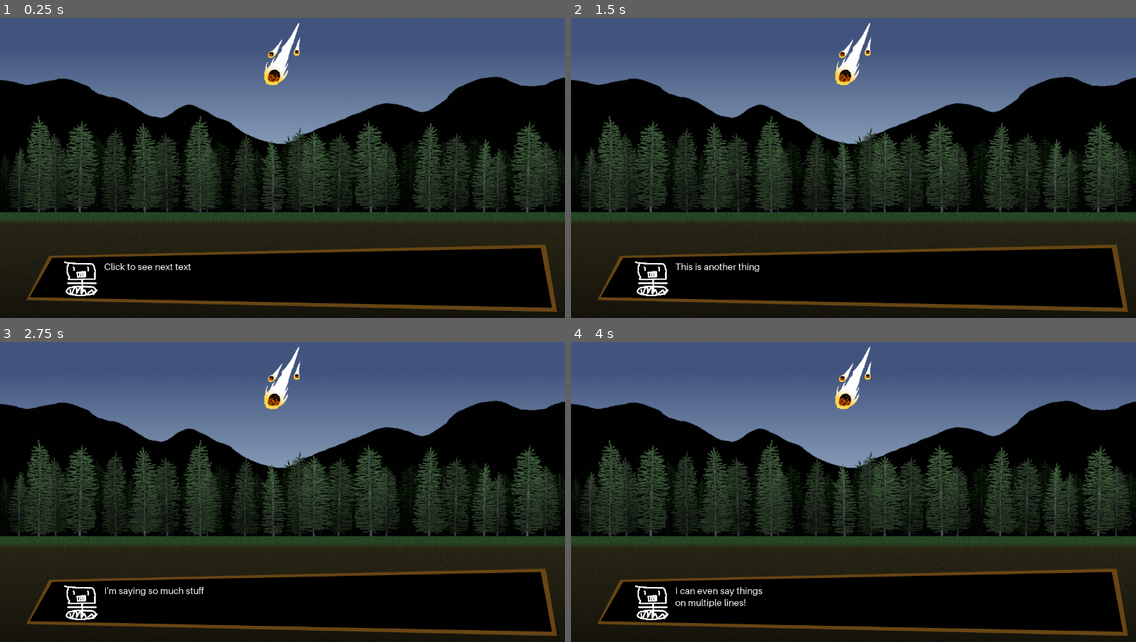
Above: before the commit, frames 1-4 (two rows, left to right).
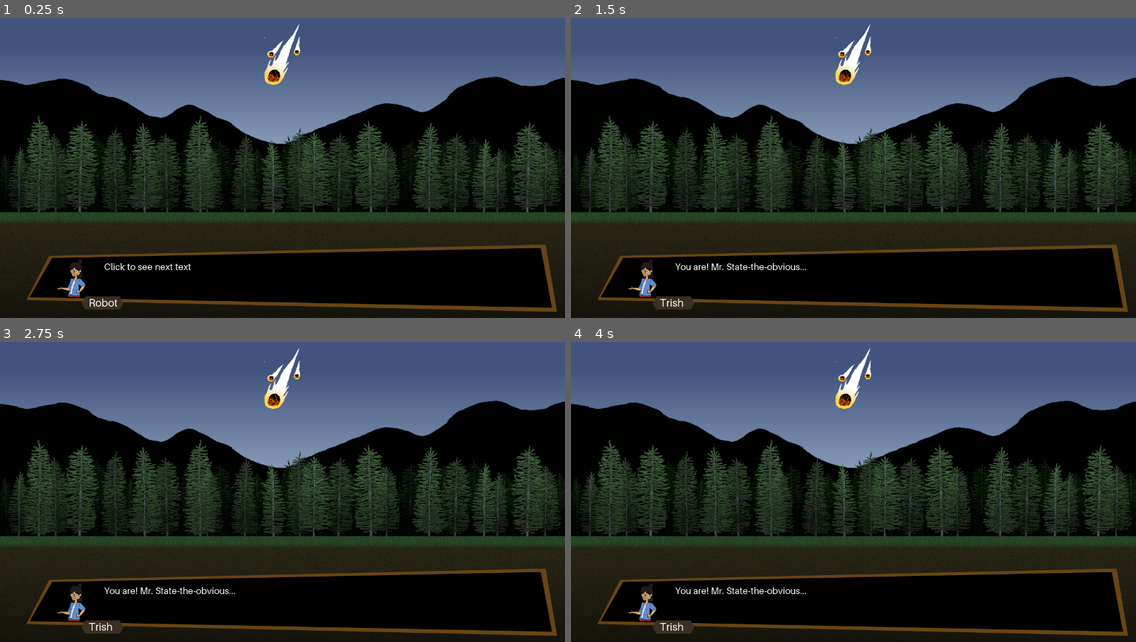
Above: after the commit, the same moments.

Repository: shelvacu/ideal-happiness
Game: Godot game, scene res://cutscenes/prologue.tscn
Same seed, same stepped clock (60 frames per second), same inputs: the game is played once before the commit and once after it.
Inputs (mouse positions are in pixels of both pictures, inside the frame that each line leads up to):
- Up to frame 1 (0.25 s): no input
- Up to frame 2 (1.5 s): tap Enter at 0.5 s; move the mouse to (977, 144) at 0.52 s; click (977, 144) at 0.67 s; tap Space at 1.25 s; move the mouse to (740, 174) at 1.27 s; click (740, 174) at 1.42 s
- Up to frame 3 (2.75 s): move the mouse to (339, 414) at 2.02 s; click (339, 414) at 2.17 s
- Up to frame 4 (4 s): move the mouse to (825, 546) at 2.77 s; click (825, 546) at 2.92 s; move the mouse to (1023, 531) at 3.52 s; click (1023, 531) at 3.67 s

The runs differ from the first frame. In frame 1, 1.0% of the frame differs, in the area x 10-54%, y 1-98%; in frame 2, 1.3%; in frame 3, 1.2%; in frame 4, 1.4%.

Commit message:
Name+avatar

Diff:
--- a/Dialog.tscn
+++ b/Dialog.tscn
@@ -1,10 +1,10 @@
-[gd_scene load_steps=11 format=2]
+[gd_scene load_steps=14 format=2]
 
 [ext_resource path="res://aileron/Aileron-BoldItalic.otf" type="DynamicFontData" id=1]
 [ext_resource path="res://aileron/Aileron-Bold.otf" type="DynamicFontData" id=2]
 [ext_resource path="res://aileron/Aileron-Regular.otf" type="DynamicFontData" id=3]
 [ext_resource path="res://aileron/Aileron-Italic.otf" type="DynamicFontData" id=4]
-[ext_resource path="res://test-robot.png" type="Texture" id=5]
+[ext_resource path="res://user_interfaces/avatars.png" type="Texture" id=5]
 
 [sub_resource type="DynamicFont" id=1]
 size = 21
@@ -22,13 +22,32 @@
 size = 21
 font_data = ExtResource( 3 )
 
+[sub_resource type="AtlasTexture" id=7]
+flags = 4
+atlas = ExtResource( 5 )
+region = Rect2( 240, 0, 240, 240 )
+
+[sub_resource type="AtlasTexture" id=8]
+flags = 4
+atlas = ExtResource( 5 )
+region = Rect2( 0, 0, 240, 240 )
+
 [sub_resource type="SpriteFrames" id=5]
 animations = [ {
-"frames": [ ExtResource( 5 ) ],
+"frames": [ SubResource( 7 ) ],
 "loop": true,
-"name": "default",
+"name": "robot",
+"speed": 5.0
+}, {
+"frames": [ SubResource( 8 ) ],
+"loop": true,
+"name": "trish",
 "speed": 5.0
 } ]
+
+[sub_resource type="DynamicFont" id=6]
+size = 24
+font_data = ExtResource( 3 )
 
 [node name="DialogBox" type="Node2D"]
 
@@ -63,7 +82,24 @@
 "_edit_use_anchors_": false
 }
 
-[node name="AnimatedSprite" type="AnimatedSprite" parent="."]
-position = Vector2( 183.257, 628.758 )
-scale = Vector2( 0.175641, 0.175641 )
+[node name="CharacterAvatar" type="AnimatedSprite" parent="."]
+position = Vector2( 162.15, 628.837 )
+scale = Vector2( 0.362871, 0.362871 )
 frames = SubResource( 5 )
+animation = "trish"
+
+[node name="Polygon2D3" type="Polygon2D" parent="."]
+position = Vector2( 105.287, 6.22205 )
+color = Color( 0.231373, 0.188235, 0.141176, 1 )
+polygon = PoolVector2Array( 79.6925, 680.078, 88.0604, 664.731, 165.986, 664.731, 173.979, 680.496, 165.986, 694.877, 87.4916, 694.308 )
+
+[node name="CharacterName" type="Label" parent="."]
+margin_left = 200.965
+margin_top = 670.327
+margin_right = 266.965
+margin_bottom = 700.327
+custom_fonts/font = SubResource( 6 )
+text = "Robot"
+__meta__ = {
+"_edit_use_anchors_": false
+}
--- a/cutscenes/prologue.gd
+++ b/cutscenes/prologue.gd
@@ -5,19 +5,34 @@
 # var a = 2
 # var b = "text"
 
-const Messages := [
-	"This is a thing",
-	"This is another thing",
-	"I'm saying so much stuff",
-	"I mean look at all this stuff I'm saying",
-	"I can even say things\non multiple lines!"
+class Event:
+	func do():
+		pass
+
+class MessageEvent:
+	var name:String
+	var text:String
+	func _init(name_:String, text_:String):
+		name = name_
+		text = text_
+	func do(thing:Node):
+		var textbox:RichTextLabel = thing.find_node("DialogBoxText", true, false)
+		textbox.text = text
+		var av:AnimatedSprite = thing.find_node("CharacterAvatar", true, false)
+		av.animation = name
+		var namebox:Label = thing.find_node("CharacterName", true, false)
+		namebox.text = name.capitalize()
+
+onready var messages := [
+	MessageEvent.new("robot", "I am a robot!"),
+	MessageEvent.new("trish", "You are! Mr. State-the-obvious...")
 ]
-onready var textbox:RichTextLabel = self.find_node("DialogBoxText", true, false)
 
 var text_idx := -1
 
 # Called when the node enters the scene tree for the first time.
 func _ready():
+	var textbox:RichTextLabel = self.find_node("DialogBoxText", true, false)
 	textbox.text = "Click to see next text"
 	pass # Replace with function body.
 
@@ -25,8 +40,8 @@
 	if event is InputEventMouseButton and event.pressed:
 		if event.button_index == BUTTON_LEFT:
 			text_idx += 1
-			if text_idx < Messages.size():
-				textbox.text = Messages[text_idx]
+			if text_idx < messages.size():
+				messages[text_idx].do(self)
 
 # Called every frame. 'delta' is the elapsed time since the previous frame.
 #func _process(delta):
--- a/cutscenes/prologue.tscn
+++ b/cutscenes/prologue.tscn
@@ -14,6 +14,5 @@
 
 [node name="Asteroid" parent="." instance=ExtResource( 2 )]
 position = Vector2( 640, 120 )
-frame = 1
 
 [node name="Dialog" parent="." instance=ExtResource( 4 )]
--- a/project.godot
+++ b/project.godot
@@ -15,7 +15,7 @@
 
 [application]
 
-config/name="ideal-happiness"
+config/name="Time Crunch"
 run/main_scene="res://cutscenes/prologue.tscn"
 config/icon="res://icon.png"
 
